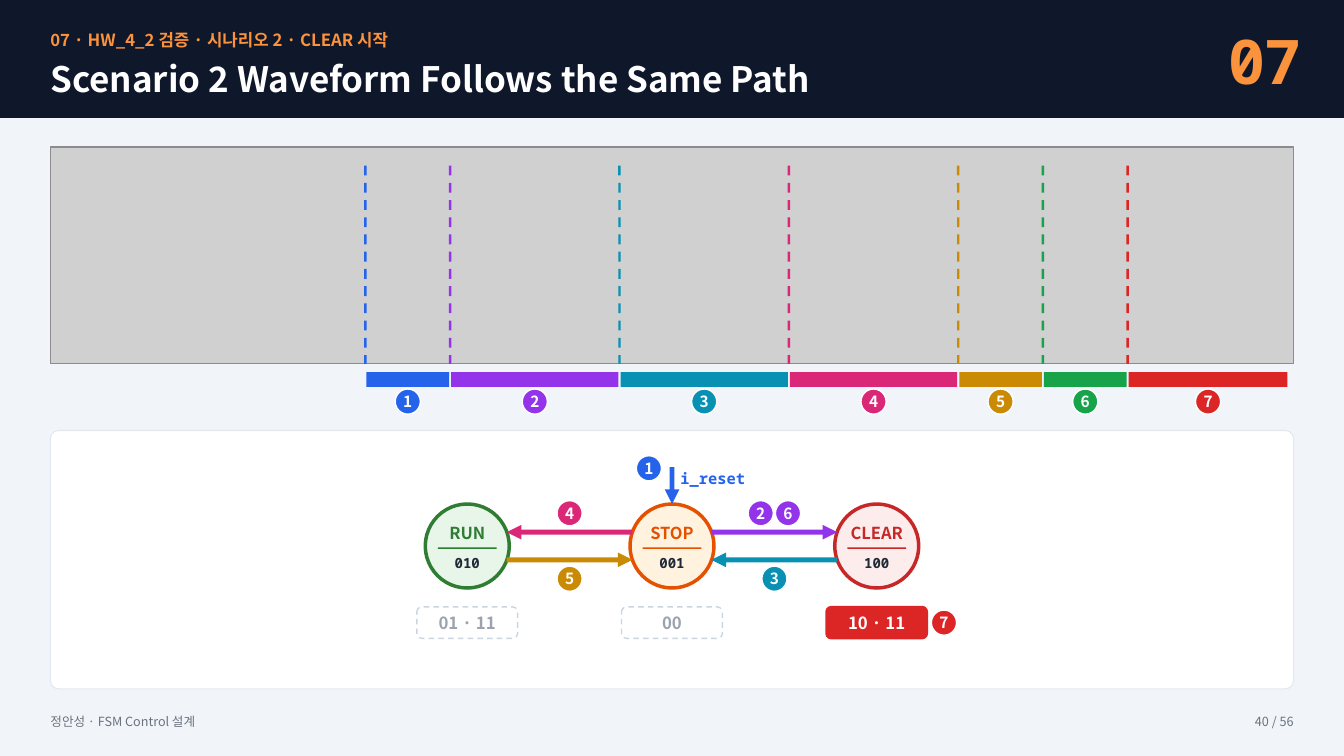
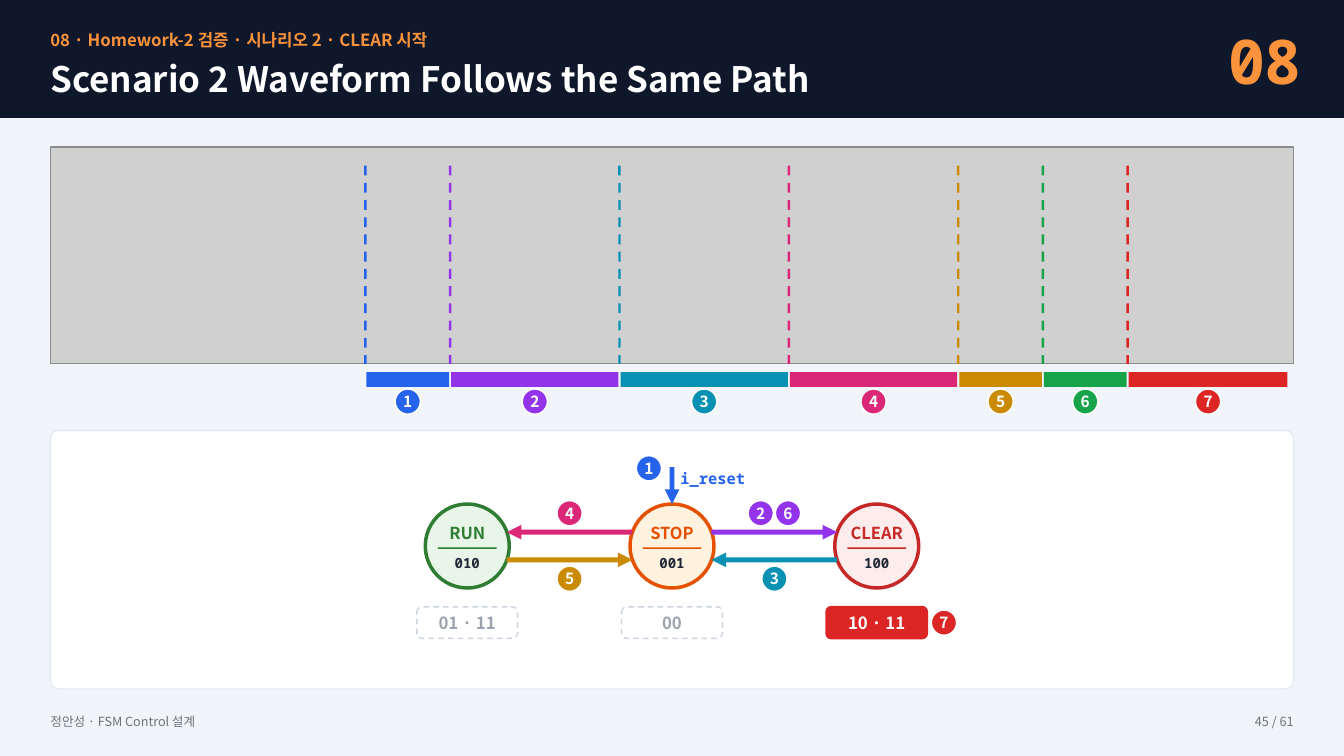
Before and after one commit to kimsacademy1234-max/System_Verilog, a slide deck: slide 45 of homework/1008_fsm_project/FSM_Control_정안성_new.pptx (slide 40 before the commit). Drawn at 1344x756 pixels with LibreOffice and Linux fonts; fonts in the diff are those of the drawing; grey boxes stand for pictures. Boxes give left, top, right and bottom in pixels: in the first picture for what was removed or moved away, otherwise in the second. Text is boxed around its words. In the diff, an @@ line names an element or a change of style, - is before the commit and + after.

```diff
--- a/homework/1008_fsm_project/FSM_Control_정안성_new.pptx
+++ b/homework/1008_fsm_project/FSM_Control_정안성_new.pptx
@@ text at <box>50,32,427,48</box>: text changed @@
-07 · HW_4_2 검증 · 시나리오 2 · CLEAR 시작
+08 · Homework-2 검증 · 시나리오 2 · CLEAR 시작
@@ text at <box>1228,39,1302,85</box>: text changed @@
-07
+08
@@ text at <box>1255,716,1294,726</box>: text changed @@
-40 / 56
+45 / 61
```
Also in this commit, not shown: 54 other slides changed, 6 slides added, 1 slide removed.
